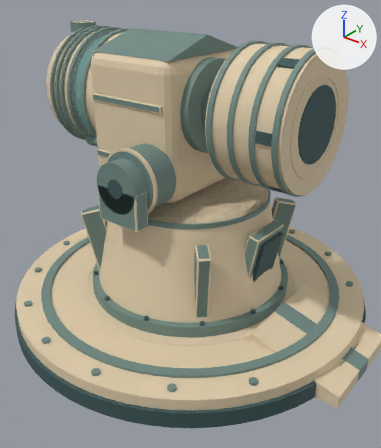
The glTF model assets/kit/labkit/Relay_Cannon_v4_T3.glb as it was, and as the next commit left it.
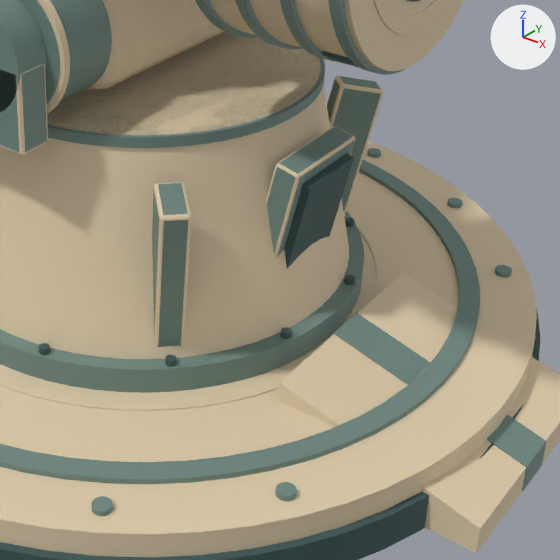
Each version appears first whole from a camera (50 mm lens) standing at (8.09, -10.1, 8.67) and looking at (0.38, -0.46, 2.69), and next in a close-up on the part from 33% to 98% of the width and 37% to 92% of the height. The axes (+X, +Y, +Z) are drawn at upper right. The lights are the same throughout. The last two pictures show the newer version. Where no turn or scale is listed for an object, it has been applied to the vertices. Vertices at exactly the same position are counted once.

The scene before the commit, as lines of its bpy script (objects in view):
```python
me_head = bpy.data.meshes.new('Head')
me_head.from_pydata(...)  # 5254 vertices, 10360 faces; spans x -4.3..3.42, y -2.25..2.25, z -0.81..3.1
# faces by material slot: [4876, 3576, 508, 896, 252, 252]
me_head.materials.append(mat_os_shell)  # beige #e2cfae
me_head.materials.append(mat_os_detail)  # greyish green #718a83
me_head.materials.append(mat_os_dark)  # dark cyan #3d5758
me_head.materials.append(mat_os_light)  # beige #e2cfae
me_head.materials.append(mat_os_glass)  # light grey #aecac7
me_head.materials.append(mat_os_ooze_neutral)  # cyan #5e8a86
me_relay_cannon_v4 = bpy.data.meshes.new('Relay_Cannon_v4')
me_relay_cannon_v4.from_pydata(...)  # 2848 vertices, 5508 faces; spans x -4.85..5.21, y -4.85..4.85, z 0.0..4.86
# faces by material slot: [1924, 2116, 956, 512]
me_relay_cannon_v4.materials.append(mat_os_shell)  # beige #e2cfae
me_relay_cannon_v4.materials.append(mat_os_detail)  # greyish green #718a83
me_relay_cannon_v4.materials.append(mat_os_dark)  # dark cyan #3d5758
me_relay_cannon_v4.materials.append(mat_os_light)  # beige #e2cfae
ob_head = bpy.data.objects.new('Head', me_head)
ob_head.location = (0.0, 0.0, 4.26)
ob_relay_cannon_v4 = bpy.data.objects.new('Relay_Cannon_v4', me_relay_cannon_v4)
ob_relay_cannon_v4.location = (0.0, 0.0, 0.0)
```
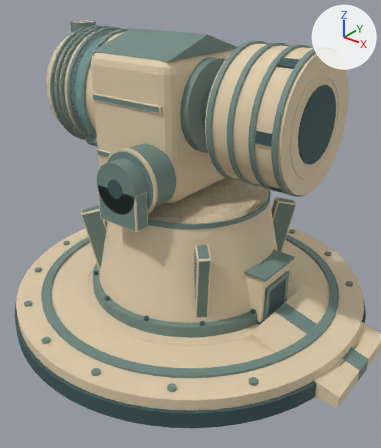
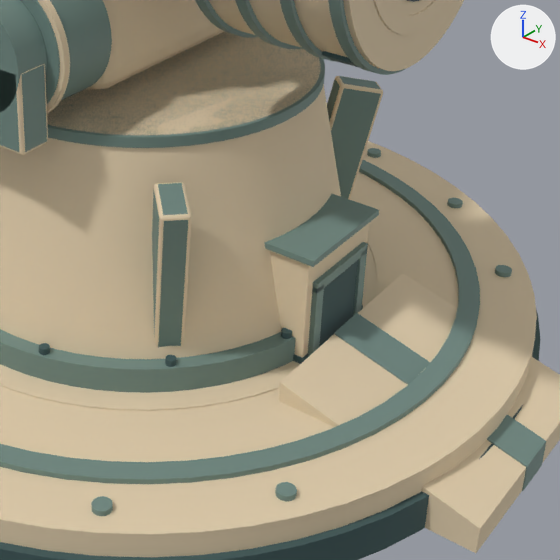
Location of each change, (x1, y1, x2, y2) in pixels of the close-ups (560 x 560 px):
```json
{"part": 1, "of": "me_relay_cannon_v4", "change": "added", "after": [270, 223, 369, 358], "on screen": "beige"}
{"part": 2, "of": "me_relay_cannon_v4", "change": "added", "after": [264, 194, 379, 267]}
{"part": 3, "of": "me_relay_cannon_v4", "change": "added", "after": [308, 284, 324, 357]}
{"part": 4, "of": "me_relay_cannon_v4", "change": "added", "after": [353, 250, 367, 316]}
{"part": 5, "of": "me_relay_cannon_v4", "change": "added", "after": [312, 242, 368, 293]}
{"part": 6, "of": "me_relay_cannon_v4", "change": "added", "after": [293, 305, 363, 364], "on screen": "mostly hidden"}
{"part": 7, "of": "me_relay_cannon_v4", "change": "added", "after": [319, 260, 358, 347]}
{"part": 8, "of": "me_relay_cannon_v4", "change": "deleted", "before": [266, 126, 355, 259]}
{"part": 9, "of": "me_relay_cannon_v4", "change": "deleted", "before": [284, 153, 354, 269]}
```

Scene script edits in JSON lines:
```json
{"block": "me_relay_cannon_v4", "where": "# used by ob_relay_cannon_v4; location = (0.0, 0.0, 0.0)"}
{"op": "remove", "block": "me_relay_cannon_v4", "code": "me_relay_cannon_v4.from_pydata(...)  # 2848 vertices, 5508 faces; spans x -4.85..5.21, y -4.85..4.85, z 0.0..4.86"}
{"op": "add", "block": "me_relay_cannon_v4", "code": "me_relay_cannon_v4.from_pydata(...)  # 2752 vertices, 5276 faces; spans x -4.85..5.21, y -4.85..4.85, z 0.0..4.86"}
{"block": "me_relay_cannon_v4", "change": "me_relay_cannon_v4 part 1: a new loose piece, a box spanning x 1.95..2.75, y -0.65..0.65, z 0.7..2.0, in mat_os_shell (beige #e2cfae)"}
{"block": "me_relay_cannon_v4", "change": "me_relay_cannon_v4 part 2: a new loose piece, a box spanning x 1.95..2.83, y -0.7..0.7, z 2.0..2.07, in mat_os_detail (greyish green #718a83)"}
{"block": "me_relay_cannon_v4", "change": "me_relay_cannon_v4 part 3: a new loose piece, a box spanning x 2.75..2.81, y -0.54..-0.4, z 0.7..1.64, in mat_os_detail (greyish green #718a83)"}
{"block": "me_relay_cannon_v4", "change": "me_relay_cannon_v4 part 4: a new loose piece, a box spanning x 2.75..2.81, y 0.4..0.54, z 0.7..1.64, in mat_os_detail (greyish green #718a83)"}
{"block": "me_relay_cannon_v4", "change": "me_relay_cannon_v4 part 5: a new loose piece, a box spanning x 2.75..2.81, y -0.54..0.54, z 1.58..1.7, in mat_os_detail (greyish green #718a83)"}
{"block": "me_relay_cannon_v4", "change": "me_relay_cannon_v4 part 6: a new loose piece, a box spanning x 1.96..2.76, y -0.665..0.665, z 0.7..0.78, in mat_os_dark (dark cyan #3d5758)"}
{"block": "me_relay_cannon_v4", "change": "me_relay_cannon_v4 part 7: a new loose piece, a box spanning x 2.74..2.78, y -0.4..0.4, z 0.705..1.555, in mat_os_dark (dark cyan #3d5758)"}
{"block": "me_relay_cannon_v4", "change": "me_relay_cannon_v4 part 8: the loose piece of 96 vertices spanning x 1.88..2.52, y -0.6..0.6, z 1.17..2.99 is deleted"}
{"block": "me_relay_cannon_v4", "change": "me_relay_cannon_v4 part 9: the loose piece of 8 vertices spanning x 2.01..2.59, y -0.45..0.45, z 1.34..2.82 is deleted"}
{"block": "me_relay_cannon_v4", "change": "other edits to the shape of me_relay_cannon_v4 do not show in these pictures"}
```
